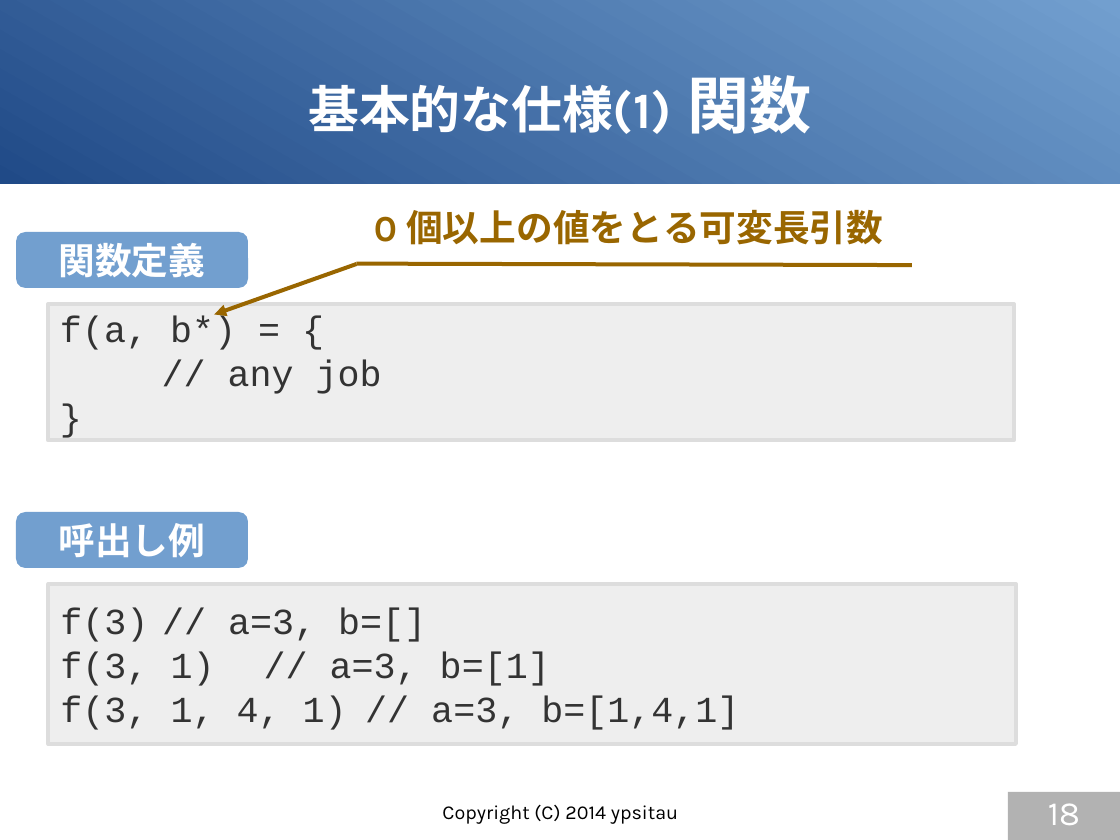
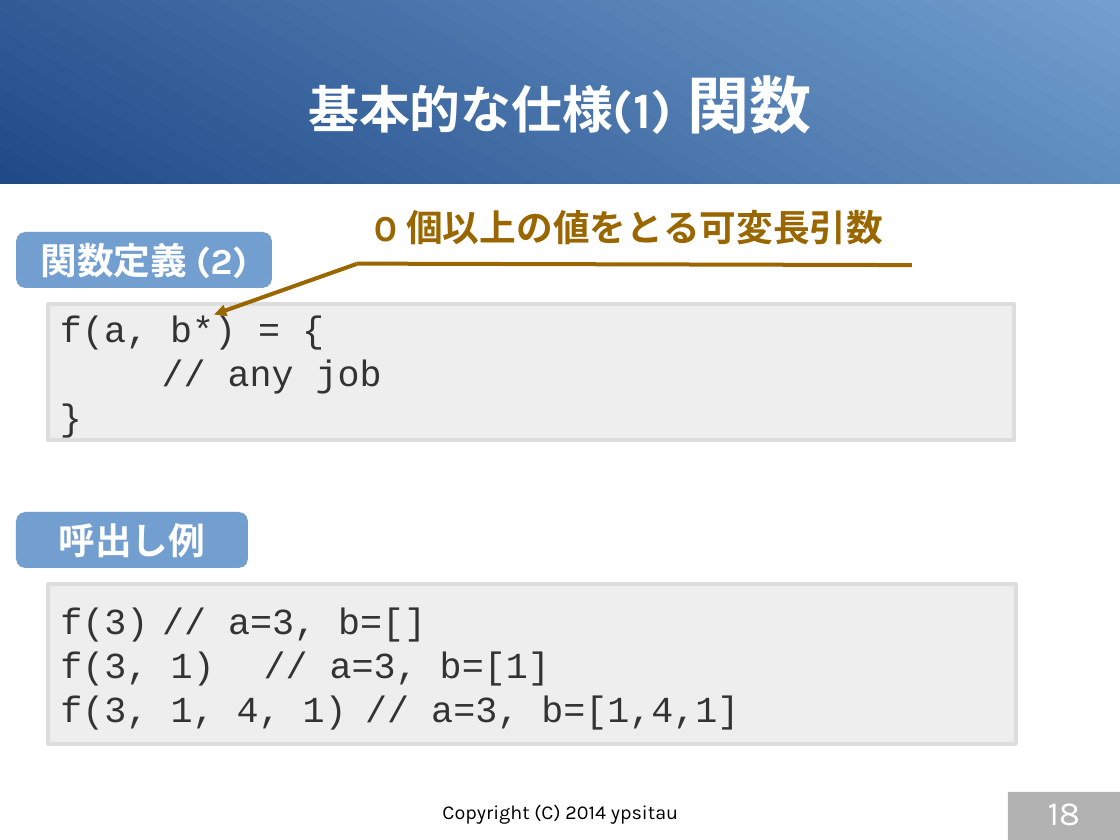
Before and after one commit to gura-lang/gura-doc, a slide deck: slide 18 of presentation/gura-introduction.odp. Drawn at 1120x840 pixels with LibreOffice and Linux fonts; fonts in the diff are those of the drawing. Boxes give left, top, right and bottom in pixels: in the first picture for what was removed or moved away, otherwise in the second. Text is boxed around its words. In the diff, an @@ line names an element or a change of style, - is before the commit and + after.

```diff
--- a/presentation/gura-introduction.odp
+++ b/presentation/gura-introduction.odp
@@ rounded rectangle "関数定義 (2)": place and size @@
-rounded rectangle "関数定義 (2)" at (16, 232, 248, 288)
+rounded rectangle "関数定義 (2)" at (16, 232, 272, 288)
@@ text in rounded rectangle at (41, 243, 247, 278): text changed @@
-関数定義
+関数定義 (2)
```
Also in this commit, not shown: 5 other slides changed, 4 slides added.
